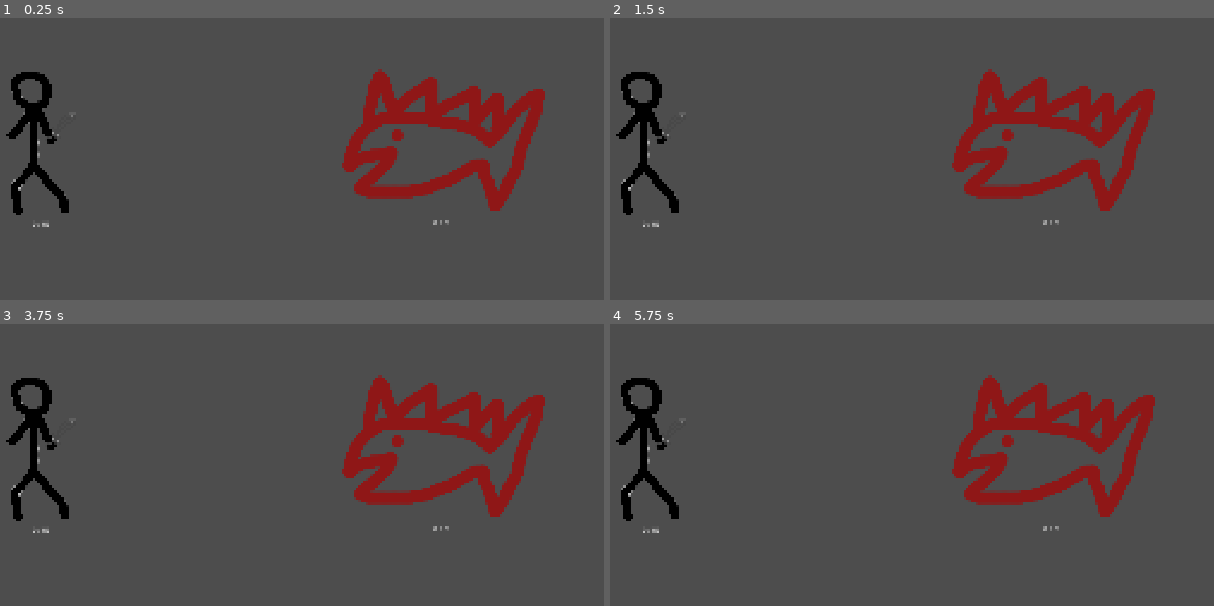
Above: before the commit, frames 1-4 (two rows, left to right).
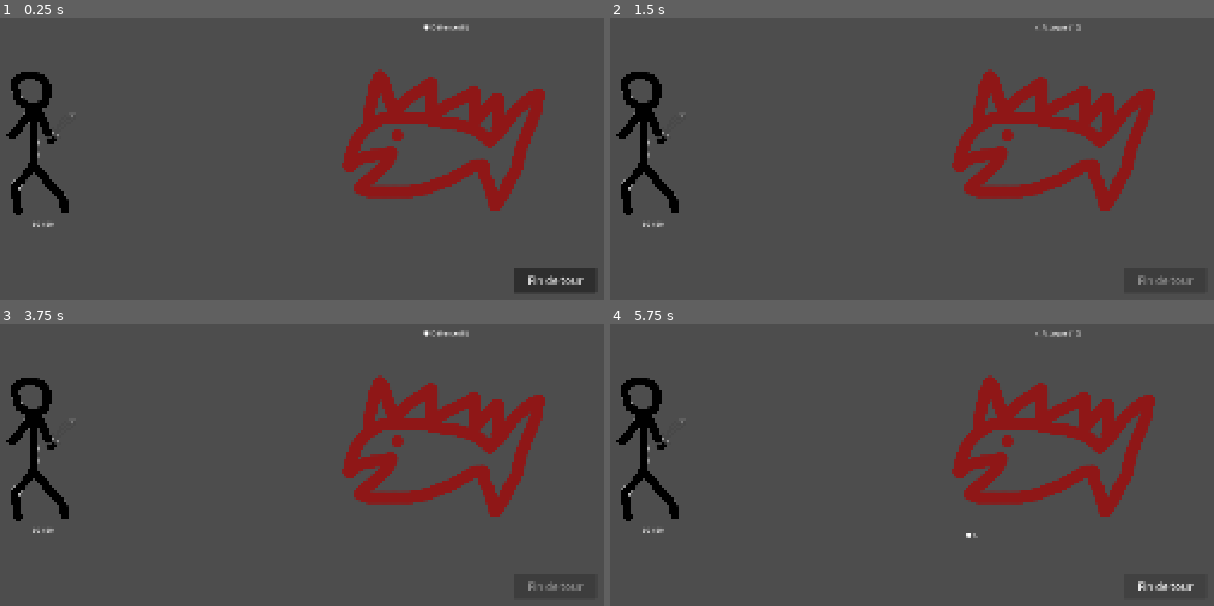
Above: after the commit, the same moments.

Repository: Elehos/jeu_de_bouboules
Game: Godot game, scene res://scenes/combat/combat.tscn
Same seed, same stepped clock (60 frames per second), same inputs: the game is played once before the commit and once after it.
Inputs (mouse positions are in pixels of both pictures, inside the frame that each line leads up to):
- Up to frame 1 (0.25 s): no input
- Up to frame 2 (1.5 s): click (1165, 280) at 0.5 s, where only the run after the commit has a clickable "Fin de tour"; click (1165, 280) at 1.25 s, where only the run after the commit has a clickable "Fin de tour"
- Up to frame 3 (3.75 s): click (555, 586) at 2 s, where only the run after the commit has a clickable "Fin de tour"; tap Enter at 3.5 s
- Up to frame 4 (5.75 s): tap Space at 5 s

The runs differ from the first frame. In frame 1, 1.3% of the frame differs, in the area x 5-99%, y 2-98%; in frame 2, 0.2%; in frame 3, 0.3%; in frame 4, 0.3%.

Commit message:
Ajout logique de combat : tours, intentions ennemies, bouclier, lien cartes

Diff:
--- a/project.godot
+++ b/project.godot
@@ -14,6 +14,10 @@
 run/main_scene="uid://ch02vlp7pbhbu"
 config/features=PackedStringArray("4.7", "Mobile")
 config/icon="res://icon.svg"
+
+[autoload]
+
+CombatEvents="*uid://bs5460a8lsq78"
 
 [display]
 
--- a/scenes/combat/combat.tscn
+++ b/scenes/combat/combat.tscn
@@ -1,11 +1,14 @@
 [gd_scene format=3 uid="uid://ch02vlp7pbhbu"]
 
+[ext_resource type="Script" uid="uid://batmmnjn3kp00" path="res://script/combat/CombatManager.gd" id="1_4voa6"]
 [ext_resource type="Script" uid="uid://dsmj81ld5jq7v" path="res://script/combat/Character.gd" id="1_5vqsm"]
 [ext_resource type="Texture2D" uid="uid://c32vf6tqncadn" path="res://assets/wireframe.jpg" id="1_ltalu"]
 [ext_resource type="Texture2D" uid="uid://bhv2lbp7eivo3" path="res://assets/characters/hero.png" id="3_4voa6"]
 [ext_resource type="Texture2D" uid="uid://e1ecrkhdsv07" path="res://assets/monsters/poichon.png" id="4_jgg25"]
+[ext_resource type="Script" uid="uid://bug7rsw3haj2c" path="res://script/combat/Enemy.gd" id="5_jgg25"]
 
 [node name="Combat" type="Node2D" unique_id=1943509951]
+script = ExtResource("1_4voa6")
 
 [node name="ReferenceBackground" type="Sprite2D" parent="." unique_id=1691740053]
 visible = false
@@ -28,9 +31,15 @@
 scale = Vector2(0.26012462, 0.26012462)
 texture = ExtResource("3_4voa6")
 
+[node name="Block" type="Label" parent="Player" unique_id=138433327]
+offset_left = 528.0
+offset_top = 754.0
+offset_right = 568.0
+offset_bottom = 777.0
+
 [node name="Enemy" type="CharacterBody2D" parent="." unique_id=1490143893]
-script = ExtResource("1_5vqsm")
-max_hp = 31
+script = ExtResource("5_jgg25")
+intention_sequence = Array[int]([1, 0, 0, 1])
 
 [node name="HP" type="Label" parent="Enemy" unique_id=1371015497]
 offset_left = 1422.0
@@ -41,6 +50,18 @@
 [node name="Sprite2D" type="Sprite2D" parent="Enemy" unique_id=2048843923]
 position = Vector2(1446, 557)
 texture = ExtResource("4_jgg25")
+
+[node name="IntentionLabel" type="Label" parent="Enemy" unique_id=1415942021]
+offset_left = 1399.0
+offset_top = 272.0
+offset_right = 1511.0
+offset_bottom = 333.0
+
+[node name="Block" type="Label" parent="Enemy" unique_id=164104485]
+offset_left = 1236.0
+offset_top = 757.0
+offset_right = 1276.0
+offset_bottom = 780.0
 
 [node name="UI" type="CanvasLayer" parent="." unique_id=1345790589]
 
@@ -56,3 +77,11 @@
 offset_bottom = -55.944702
 grow_horizontal = 2
 grow_vertical = 0
+
+[node name="EndTurnButton" type="Button" parent="UI" unique_id=273793230]
+offset_left = 1614.0
+offset_top = 862.0
+offset_right = 1814.0
+offset_bottom = 922.0
+theme_override_font_sizes/font_size = 25
+text = "Fin de tour"
--- a/script/combat/Character.gd
+++ b/script/combat/Character.gd
@@ -1,23 +1,38 @@
 extends CharacterBody2D
-
+class_name Character
 
 # --- Statistiques de base ---
 @export var max_hp: int = 50
 var current_hp: int
+@export var attack_power: int = 10
+@export var defense_power: int = 5
 
-# Référence au Label qui affiche les PV (à assigner dans l'éditeur ou via le chemin du nœud)
+# Bouclier actuel, remis à zéro au début de chaque tour du personnage
+var current_block: int = 0
+
+# Références aux Labels d'affichage
 @onready var hp_label: Label = $HP
+@onready var block_label: Label = $Block
 
 func _ready() -> void:
 	current_hp = max_hp
 	update_hp_display()
-	take_damage(100)  # ligne de test temporaire
+	update_block_display()
 
-# Applique des dégâts au personnage
+# Applique des dégâts au personnage, en absorbant d'abord avec le bouclier
 func take_damage(amount: int) -> void:
-	current_hp -= amount
-	current_hp = max(current_hp, 0)  # empêche les PV négatifs
-	update_hp_display()
+	var remaining_damage: int = amount
+
+	if current_block > 0:
+		var absorbed: int = min(current_block, remaining_damage)
+		current_block -= absorbed
+		remaining_damage -= absorbed
+		update_block_display()
+
+	if remaining_damage > 0:
+		current_hp -= remaining_damage
+		current_hp = max(current_hp, 0)
+		update_hp_display()
 
 	if current_hp <= 0:
 		die()
@@ -25,15 +40,29 @@
 # Soigne le personnage (utile plus tard pour les cartes de soin)
 func heal(amount: int) -> void:
 	current_hp += amount
-	current_hp = min(current_hp, max_hp)  # empêche de dépasser le max
+	current_hp = min(current_hp, max_hp)
 	update_hp_display()
+
+# Ajoute du bouclier au personnage
+func gain_block(amount: int) -> void:
+	current_block += amount
+	update_block_display()
+
+# Remet le bouclier à zéro (appelé au début du tour du personnage)
+func reset_block() -> void:
+	current_block = 0
+	update_block_display()
 
 # Met à jour l'affichage des PV
 func update_hp_display() -> void:
 	if hp_label:
 		hp_label.text = str(current_hp) + " / " + str(max_hp)
 
+# Met à jour l'affichage du bouclier (masqué si 0)
+func update_block_display() -> void:
+	if block_label:
+		block_label.text = "🛡 " + str(current_block) if current_block > 0 else ""
+
 # Appelé quand les PV tombent à 0
 func die() -> void:
 	print(name + " est mort.")
-	# Plus tard : jouer une animation, retirer le personnage du combat, etc.
--- /dev/null
+++ b/script/combat/CombatEvents.gd
@@ -0,0 +1,4 @@
+extends Node
+
+# Signal émis par n'importe quel script de carte quand une carte est jouée
+signal card_played(card_data: CardData)
--- /dev/null
+++ b/script/combat/CombatManager.gd
@@ -0,0 +1,78 @@
+extends Node
+class_name CombatManager
+
+# Les différents états possibles du combat
+enum TurnState { PLAYER_TURN, ENEMY_TURN, TRANSITION }
+
+# État courant du combat, on démarre toujours au tour du joueur
+var current_state: TurnState = TurnState.PLAYER_TURN
+
+# Références aux nœuds de la scène, récupérées automatiquement au lancement
+@onready var player: Character = $Player
+@onready var enemy: Enemy = $Enemy
+@onready var end_turn_button: Button = $UI/EndTurnButton
+
+# Signaux émis pour prévenir d'autres scripts (UI, animations...) qu'un tour démarre/finit
+signal turn_started(state: TurnState)
+signal turn_ended(state: TurnState)
+
+
+func _ready() -> void:
+	end_turn_button.pressed.connect(_on_end_turn_pressed)
+	turn_started.connect(_on_turn_started)
+	CombatEvents.card_played.connect(_on_card_played)
+	start_turn(TurnState.PLAYER_TURN)
+
+
+func start_turn(state: TurnState) -> void:
+	# Met à jour l'état courant et prévient les autres scripts
+	current_state = state
+	turn_started.emit(state)
+
+	# Déclenche l'action propre à ce tour
+	match state:
+		TurnState.PLAYER_TURN:
+			player.reset_block()
+		TurnState.ENEMY_TURN:
+			# L'ennemi joue automatiquement son tour
+			enemy.reset_block()
+			enemy_play_turn()
+
+
+func end_turn() -> void:
+	# Prévient que le tour courant vient de se terminer
+	turn_ended.emit(current_state)
+
+	# Enchaîne automatiquement sur le tour suivant
+	match current_state:
+		TurnState.PLAYER_TURN:
+			start_turn(TurnState.ENEMY_TURN)
+		TurnState.ENEMY_TURN:
+			start_turn(TurnState.PLAYER_TURN)
+
+
+func enemy_play_turn() -> void:
+	await get_tree().create_timer(0.5).timeout
+	enemy.execute_intention(player)
+	end_turn()
+
+
+func _on_end_turn_pressed() -> void:
+	# Sécurité : on ne termine le tour que si c'est bien celui du joueur
+	if current_state == TurnState.PLAYER_TURN:
+		end_turn()
+
+
+func _on_turn_started(state: TurnState) -> void:
+	# Désactive le bouton "Fin de tour" sauf pendant le tour du joueur
+	end_turn_button.disabled = (state != TurnState.PLAYER_TURN)
+
+func _on_card_played(card_data: CardData) -> void:
+	if current_state != TurnState.PLAYER_TURN:
+		return
+
+	if card_data.damage > 0:
+		enemy.take_damage(card_data.damage)
+
+	if card_data.block > 0:
+		player.gain_block(card_data.block)
--- /dev/null
+++ b/script/combat/Enemy.gd
@@ -0,0 +1,56 @@
+extends Character
+class_name Enemy
+
+# Les actions possibles pour l'ennemi
+enum IntentionType { ATTACK, DEFEND }
+
+# La séquence d'intentions à suivre, dans l'ordre, en boucle
+# Modifiable directement dans l'inspecteur Godot (case Enemy)
+@export var intention_sequence: Array[IntentionType] = [
+	IntentionType.ATTACK,
+	IntentionType.ATTACK,
+	IntentionType.DEFEND
+]
+
+# Où on en est dans la séquence
+var sequence_index: int = 0
+
+# L'intention actuelle, visible pendant le tour du joueur
+var current_intention: IntentionType
+
+# Référence au Label qui affiche l'intention
+@onready var intention_label: Label = $IntentionLabel
+
+# Signal émis à chaque fois que l'intention change
+signal intention_changed(intention: IntentionType)
+
+
+func _ready() -> void:
+	intention_changed.connect(_on_intention_changed)
+	choose_intention()
+
+
+func choose_intention() -> void:
+	# Prend l'intention suivante dans la séquence définie
+	current_intention = intention_sequence[sequence_index]
+	intention_changed.emit(current_intention)
+
+	# Avance dans la séquence, et revient au début une fois arrivé au bout (boucle)
+	sequence_index = (sequence_index + 1) % intention_sequence.size()
+
+
+func execute_intention(target: Character) -> void:
+	match current_intention:
+		IntentionType.ATTACK:
+			target.take_damage(attack_power)
+		IntentionType.DEFEND:
+			gain_block(defense_power)
+	choose_intention()
+
+
+func _on_intention_changed(intention: IntentionType) -> void:
+	match intention:
+		IntentionType.ATTACK:
+			intention_label.text = "⚔ Attaque (%d)" % attack_power
+		IntentionType.DEFEND:
+			intention_label.text = "🛡 Défense (%d)" % defense_power
Not shown, added: script/combat/CombatEvents.gd.uid
Not shown, added: script/combat/CombatManager.gd.uid
Not shown, added: script/combat/Enemy.gd.uid
